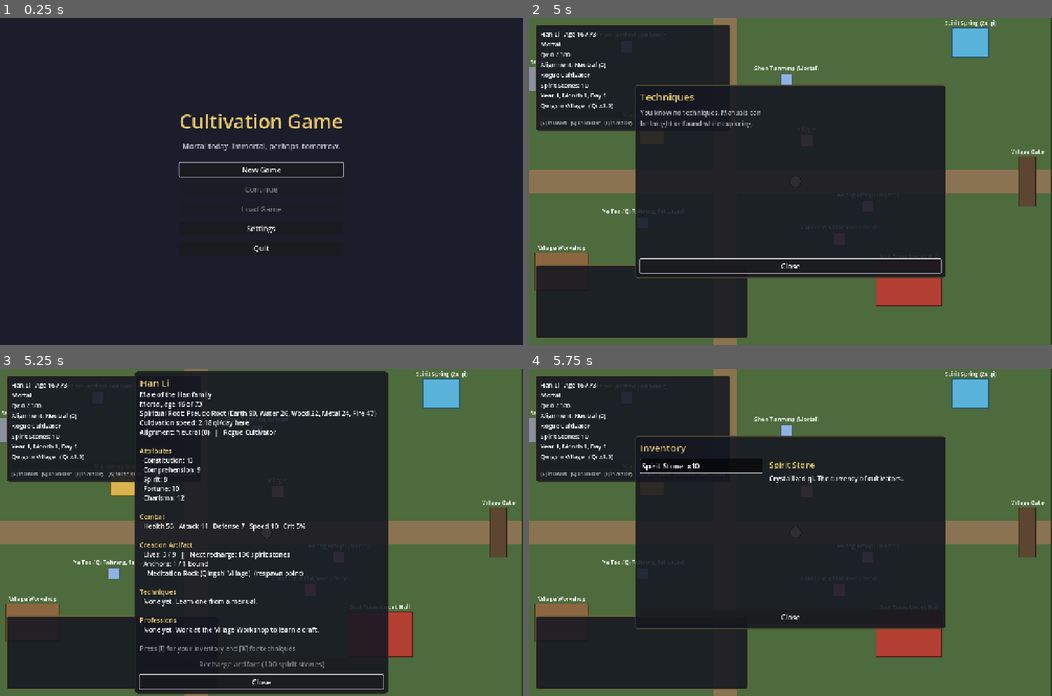
Above: before the commit, frames 1-4 (two rows, left to right).
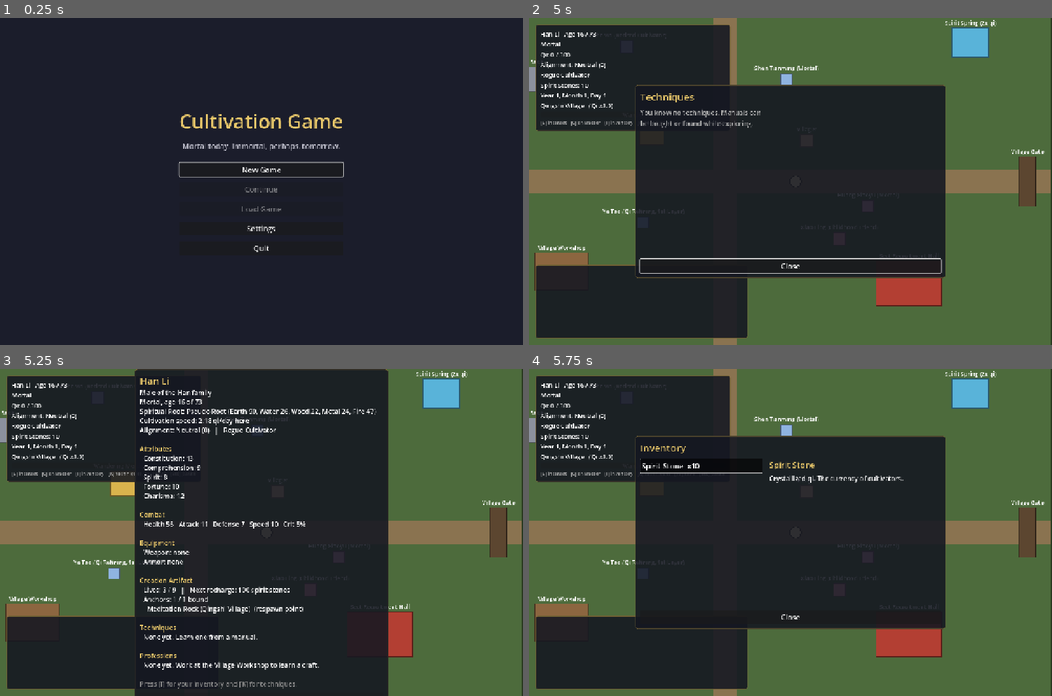
Above: after the commit, the same moments.

Repository: samridghimire/cultivation-game
Game: Godot game, scene res://src/ui/main_menu.tscn
Two runs of this game, one before a commit and one after it. Both use one fixed random seed, a clock stepped at 60 frames per second and the inputs below.
Inputs (mouse positions are in pixels of both pictures, inside the frame that each line leads up to):
- Up to frame 1 (0.25 s): no input
- Up to frame 2 (5 s): click "New Game" at 0.5 s; click "Begin" at 1.25 s; tap Enter at 2 s; move the mouse to (905, 165) at 2.02 s; hold D (move_right) 2.03-2.75 s; hold E (interact) 2.03-2.75 s; click (905, 165) at 2.17 s; drag from (685, 197) to (539, 80) at 2.77 s; move the mouse to (842, 109) at 3.52 s; hold D (move_right) 3.53-4.25 s; tap K (toggle_techniques) at 3.6 s; drag from (764, 246) to (910, 282) at 4.27 s
- Up to frame 3 (5.25 s): move the mouse to (418, 581) at 5.02 s; hold A (move_left) from 5.03 s (still down); tap C (toggle_character_sheet) at 5.1 s
- Up to frame 4 (5.75 s): keep holding A (move_left); tap I (toggle_inventory) at 5.65 s

Frames 1-2 are identical in both runs. In frame 3, 6.5% of the frame differs, in the area x 25-75%, y 0-100%; in frame 4, nothing differs.

Commit message:
[G-004b] Equip from the inventory, unequip on the character sheet
Co-Authored-By: Claude <noreply@anthropic.com>
Co-Authored-By: Claude Opus 5.5 <noreply@anthropic.com>
Claude-Session: https://claude.ai/code/session_01QrZas8PfTkyLESaxXKqJGL

Diff:
--- a/src/ui/character_sheet.gd
+++ b/src/ui/character_sheet.gd
@@ -1,14 +1,15 @@
 class_name CharacterSheet
 extends PanelContainer
 ## Modal character overview: identity and family, attributes, roots and
-## professions. Items live in InventoryScreen. Old saves without a gender get a
-## one-time gender picker here.
+## professions, and equipped gear with Unequip buttons. Items live in
+## InventoryScreen. Old saves without a gender get a one-time gender picker here.
 
 signal closed
 
 var _text: RichTextLabel
 var _recharge: Button
 var _gender_row: HBoxContainer
+var _equip_row: HBoxContainer
 
 
 func _init() -> void:
@@ -31,6 +32,9 @@
 	for g in Names.genders(GameState.data):
 		_gender_row.add_child(UIStyle.button(g.capitalize(), func(): _choose_gender(g)))
 	box.add_child(_gender_row)
+	_equip_row = HBoxContainer.new()
+	_equip_row.add_theme_constant_override("separation", 8)
+	box.add_child(_equip_row)
 	_recharge = UIStyle.button("Recharge artifact", func(): GameState.recharge_artifact())
 	box.add_child(_recharge)
 	box.add_child(UIStyle.button("Close", close))
@@ -96,6 +100,14 @@
 	var stats := Combat.stats(p, data)
 	t += "\n[color=#%s]Combat[/color]\n" % accent
 	t += "  Health %d   Attack %d   Defense %d   Speed %d   Crit %d%%\n" % [int(stats["max_hp"]), int(stats["attack"]), int(stats["defense"]), int(stats["speed"]), roundi(stats["crit"] * 100)]
+	t += "\n[color=#%s]Equipment[/color]\n" % accent
+	for slot in Equipment.SLOTS:
+		var item_id := String(p.equipment.get(slot, ""))
+		if item_id == "":
+			t += "  %s: none\n" % slot.capitalize()
+		else:
+			t += "  %s: %s (%s)\n" % [slot.capitalize(), data.items[item_id]["name"], Equipment.describe_stats(data, item_id)]
+	_rebuild_equip_row()
 	if Injuries.has_any(p):
 		var danger := UIStyle.CATEGORY_COLORS["danger"].to_html(false)
 		t += "\n[color=#%s]Injuries[/color]  (cultivation x%s, combat x%s)\n" % [danger, String.num(Injuries.cultivation_multiplier(p, data), 2), String.num(Injuries.combat_multiplier(p, data), 2)]
@@ -126,3 +138,25 @@
 		t += "  %s (%s)\n" % [Professions.rank_title(p, data, prof_id), next]
 	t += "\n[color=#888888]Press [I] for your inventory and [K] for techniques.[/color]"
 	_text.text = t
+
+
+## One Unequip button per filled equipment slot.
+func _rebuild_equip_row() -> void:
+	for child in _equip_row.get_children():
+		_equip_row.remove_child(child)
+		child.queue_free()
+	var p := GameState.player
+	for slot in Equipment.SLOTS:
+		var item_id := String(p.equipment.get(slot, ""))
+		if item_id != "":
+			var b := UIStyle.button("Unequip %s" % GameState.data.items[item_id]["name"], _unequip.bind(slot))
+			b.name = "unequip_" + slot
+			_equip_row.add_child(b)
+	_equip_row.visible = _equip_row.get_child_count() > 0
+
+
+func _unequip(slot: String) -> void:
+	GameState.unequip(slot)
+	# The row was rebuilt by player_changed; keep gamepad focus inside the sheet.
+	var target: Button = _equip_row.get_child(0) if _equip_row.get_child_count() > 0 else _default_focus()
+	target.grab_focus.call_deferred()
--- a/src/ui/inventory_screen.gd
+++ b/src/ui/inventory_screen.gd
@@ -2,6 +2,7 @@
 extends PanelContainer
 ## Modal inventory: item list on the left, details and actions for the
 ## selected item on the right. Selection follows focus so it works on gamepad.
+## Equipment shows its slot and stats and is equipped instead of used.
 
 signal closed
 
@@ -15,7 +16,9 @@
 
 
 func _init() -> void:
-	add_theme_stylebox_override("panel", UIStyle.panel().get_theme_stylebox("panel"))
+	var style_source := UIStyle.panel()
+	add_theme_stylebox_override("panel", style_source.get_theme_stylebox("panel"))
+	style_source.free()
 	custom_minimum_size = Vector2(760, 0)
 	visible = false
 	var box := VBoxContainer.new()
@@ -105,6 +108,16 @@
 	return lines
 
 
+## Detail lines for an equipment item: slot + stats, and what it would replace.
+static func describe_equipment(c: CharacterData, data: GameData, item_id: String) -> PackedStringArray:
+	var slot := Equipment.slot_of(data, item_id)
+	var lines: PackedStringArray = ["%s: %s" % [slot.capitalize(), Equipment.describe_stats(data, item_id)]]
+	var worn := String(c.equipment.get(slot, ""))
+	if worn != "":
+		lines.append("Replaces your %s (%s)" % [_item_name(data, worn), Equipment.describe_stats(data, worn)])
+	return lines
+
+
 static func _item_name(data: GameData, item_id: String) -> String:
 	return String(data.items.get(item_id, {}).get("name", item_id))
 
@@ -149,10 +162,18 @@
 	var lines := describe_effects(item.get("effects", {}), data)
 	if int(item.get("price", 0)) > 0:
 		lines.append("Market price: %d spirit stones" % int(item["price"]))
+	var equippable := _selected != "" and Equipment.is_equipment(data, _selected)
+	if equippable:
+		lines.append_array(describe_equipment(GameState.player, data, _selected))
 	_effects.text = "\n".join(lines)
-	_use_button.visible = bool(item.get("usable", false))
+	_use_button.visible = bool(item.get("usable", false)) or equippable
+	_use_button.text = "Equip" if equippable else "Use"
 	# Show why an item can't be used now (e.g. nothing to heal) instead of a failed use.
-	var reason := Effects.check(GameState.player, data, item.get("effects", {})) if _use_button.visible else ""
+	var reason := ""
+	if equippable:
+		reason = Equipment.check_equip(GameState.player, data, _selected)
+	elif _use_button.visible:
+		reason = Effects.check(GameState.player, data, item.get("effects", {}))
 	_use_button.disabled = reason != ""
 	_use_button.tooltip_text = reason
 	if reason != "":
@@ -162,7 +183,10 @@
 func _use_selected() -> void:
 	if _selected == "":
 		return
-	GameState.use_item(_selected)
+	if Equipment.is_equipment(GameState.data, _selected):
+		GameState.equip_item(_selected)
+	else:
+		GameState.use_item(_selected)
 	# player_changed has rebuilt the list; keep focus somewhere sensible.
 	_focus_selected.call_deferred()
 
--- a/tests/unit/test_inventory_screen.gd
+++ b/tests/unit/test_inventory_screen.gd
@@ -32,3 +32,47 @@
 	assert_eq(InventoryScreen.describe_effects({"heal_injury": "all"}, data()), PackedStringArray(["Heals every injury"]))
 	var name := Injuries.injury_name(data(), "broken_bones")
 	assert_eq(InventoryScreen.describe_effects({"heal_injury": "broken_bones"}, data()), PackedStringArray(["Heals: %s" % name]))
+
+
+func test_describe_equipment_shows_slot_stats_and_replacement() -> void:
+	var c := new_character()
+	var lines := InventoryScreen.describe_equipment(c, data(), "iron_sword")
+	assert_eq(lines.size(), 1)
+	assert_true(lines[0].begins_with("Weapon: ") and lines[0].contains("attack"), lines[0])
+	c.equipment["weapon"] = "cold_iron_saber"
+	lines = InventoryScreen.describe_equipment(c, data(), "iron_sword")
+	assert_eq(lines.size(), 2)
+	assert_true(lines[1].contains("Replaces your"), lines[1])
+
+
+func test_equipment_button_equips_and_sheet_unequips() -> void:
+	var root := (Engine.get_main_loop() as SceneTree).root
+	var gs := root.get_node("GameState")
+	var c := CharacterFactory.create("Smith", gs.data, seeded_rng())
+	gs.start_session(c)
+	c.inventory = {"iron_sword": 1}
+	var inv := InventoryScreen.new()
+	root.add_child(inv)
+	inv.open()
+	assert_eq(inv._use_button.text, "Equip")
+	assert_true(inv._use_button.visible and not inv._use_button.disabled)
+	assert_true(inv._effects.text.contains("Weapon: "), inv._effects.text)
+	inv._use_selected()
+	assert_eq(String(c.equipment.get("weapon", "")), "iron_sword")
+	assert_eq(c.item_count("iron_sword"), 0)
+	inv.free()
+	var sheet := CharacterSheet.new()
+	root.add_child(sheet)
+	sheet.open()
+	var text: String = sheet._text.get_parsed_text()
+	assert_true(text.contains("Weapon: %s (" % gs.data.items["iron_sword"]["name"]), text)
+	assert_true(text.contains("Armor: none"), text)
+	var unequip := sheet._equip_row.get_node("unequip_weapon") as Button
+	assert_true(unequip != null and sheet._equip_row.visible)
+	unequip.pressed.emit()
+	assert_false(c.equipment.has("weapon"))
+	assert_eq(c.item_count("iron_sword"), 1)
+	assert_true(sheet._text.get_parsed_text().contains("Weapon: none"))
+	assert_false(sheet._equip_row.visible, "no gear, no unequip row")
+	sheet.free()
+	gs.end_session()
Not shown, changed: docs/BACKLOG.md
Not shown, changed: docs/CHANGELOG.md
Not shown, changed: docs/DESIGN.md
